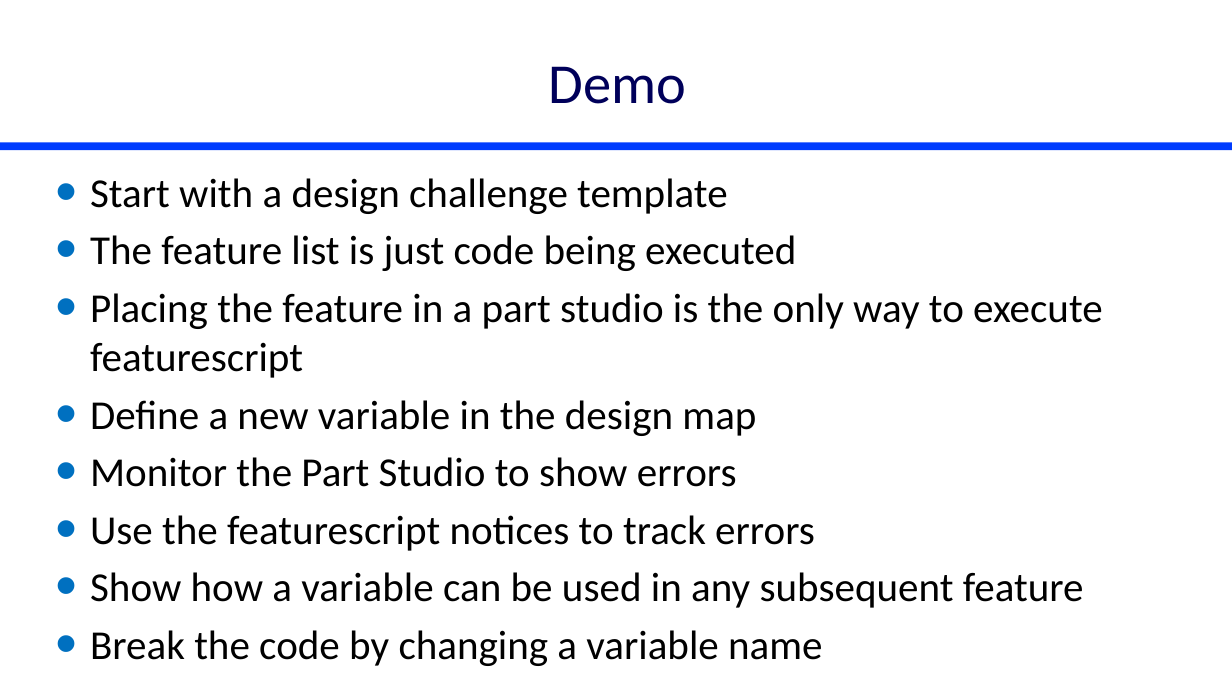
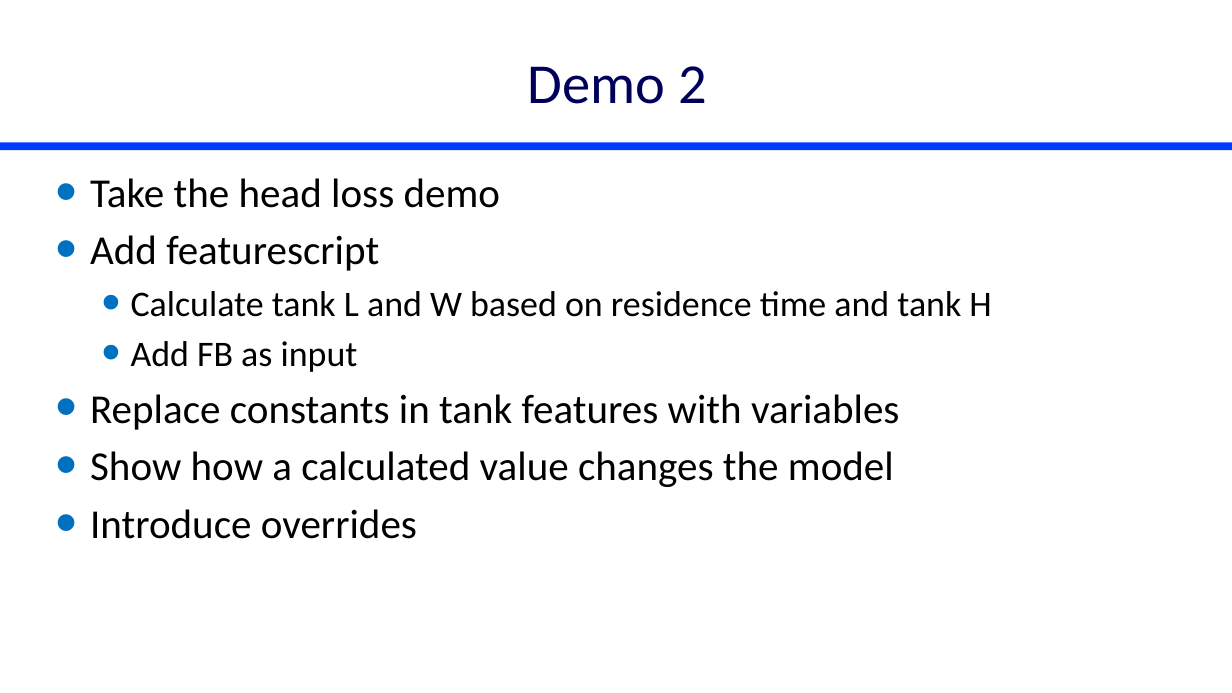
Before and after one commit to monroews/CEE4520Lectures, a slide deck: slide 1 of Discussions/FeatureScript Demo.pptx. Drawn at 1232x693 pixels with LibreOffice and Linux fonts; fonts in the diff are those of the drawing. Boxes give left, top, right and bottom in pixels: in the first picture for what was removed or moved away, otherwise in the second. Text is boxed around its words. In the diff, an @@ line names an element or a change of style, - is before the commit and + after.

```diff
--- a/Discussions/FeatureScript Demo.pptx
+++ b/Discussions/FeatureScript Demo.pptx
@@ title at bbox=[528, 66, 707, 104]: text changed @@
-Demo
+Demo 2
@@ text at bbox=[90, 178, 991, 539]: text changed @@
-• Start with a design challenge template
-• The feature list is just code being executed
-• Placing the feature in a part studio is the only way to execute featurescript
-• Define a new variable in the design map
-• Monitor the Part Studio to show errors
-• Use the featurescript notices to track errors
-• Show how a variable can be used in any subsequent feature
-• Break the code by changing a variable name
+• Take the head loss demo
+• Add featurescript
+  • Calculate tank L and W based on residence time and tank H
+  • Add FB as input
+• Replace constants in tank features with variables
+• Show how a calculated value changes the model
+• Introduce overrides
```
Also in this commit, not shown: 8 other files.
